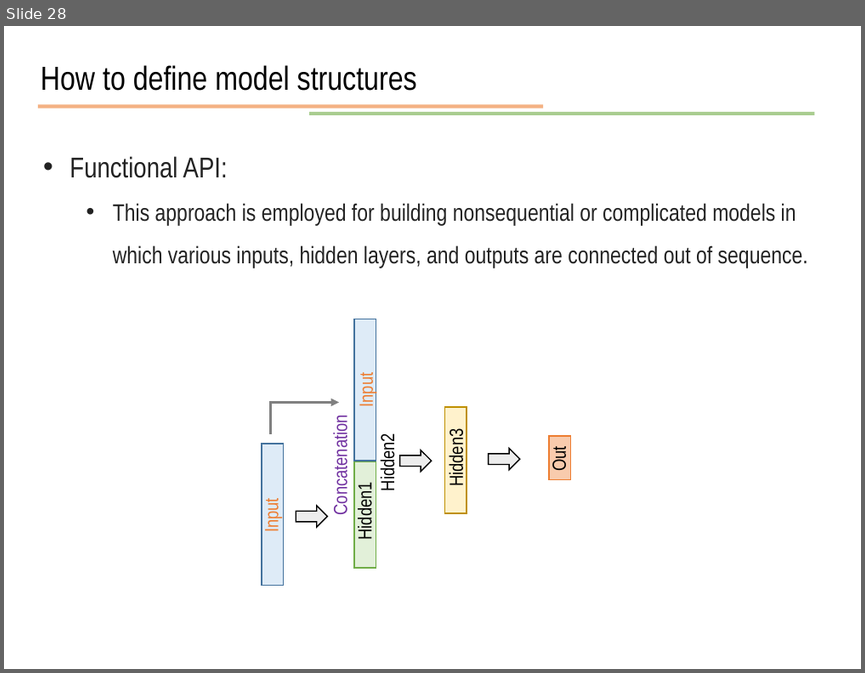
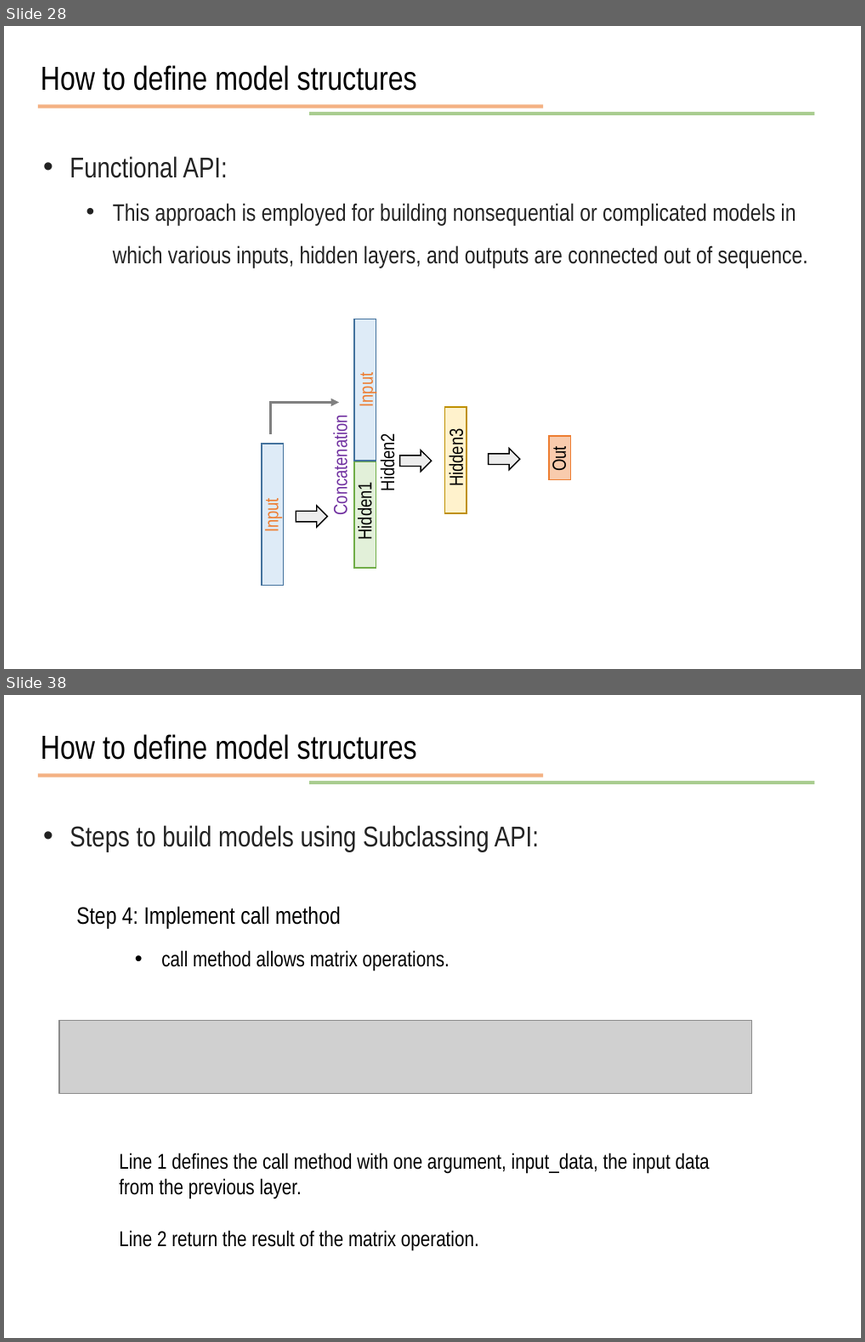
Before and after one commit to JunetaeKim/DeepLearningClass, a slide deck: Week9/week9 Introduction to tensorflow.pptx. Shown one above the other, each under a label of ours: slide 28 before the commit, slides 28 and 38 after it; the slides between them are not shown. The pictures are 865x673 and 865x1342 pixels, drawn with LibreOffice and Linux fonts; fonts in the diff are those of the drawing; grey boxes stand for pictures. Boxes give left, top, right and bottom in pixels: in the first picture for what was removed or moved away, otherwise in the second. Text is boxed around its words. In the diff, an @@ line names an element or a change of style, - is before the commit and + after.

```diff
--- a/Week9/week9 Introduction to tensorflow.pptx
+++ b/Week9/week9 Introduction to tensorflow.pptx
@@ slide 38 added at (4, 695, 861, 1338), background #FFFFFF @@
@@ text added at (41, 734, 417, 760), 28 pt, text #000000 @@
+How to define model structures
@@ line added from (38, 776) to (543, 776), #ED7D31 3 pt @@
@@ line added from (309, 783) to (815, 783), #70AD47 3 pt @@
@@ text added at (69, 825, 539, 851), 24 pt, text #222222 @@
+• Steps to build models using Subclassing API:
@@ text added at (76, 906, 341, 929), 20 pt, text #000000 @@
+Step 4: Implement call method
@@ text added at (161, 950, 449, 971), 18 pt, text #000000 @@
+• call method allows matrix operations.
@@ picture added at (59, 1020, 751, 1094) @@
@@ text added at (119, 1152, 710, 1251), 18 pt, text #000000 @@
+Line 1 defines the call method with one argument, input_data, the input data from the previous layer.
+Line 2 return the result of the matrix operation.
```
Also in this commit, not shown: 3 slides changed, 11 other slides added, 1 other file.
